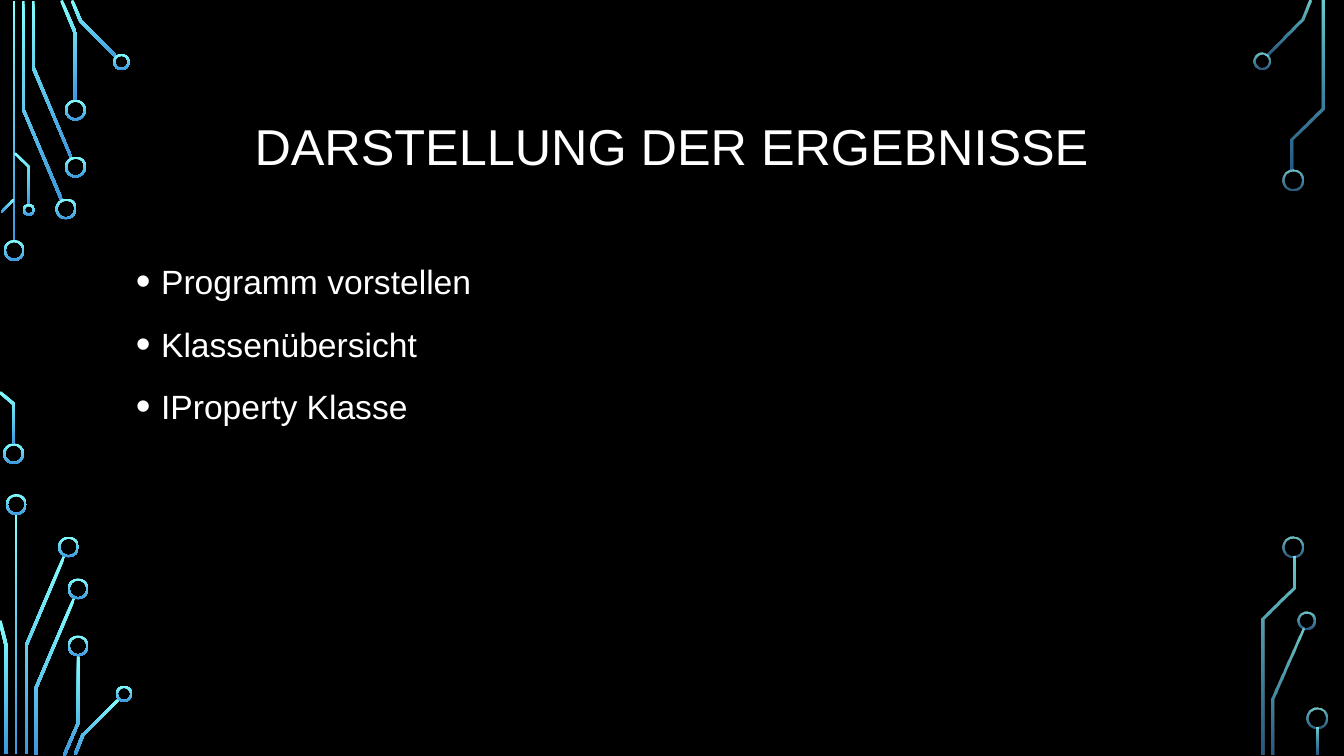
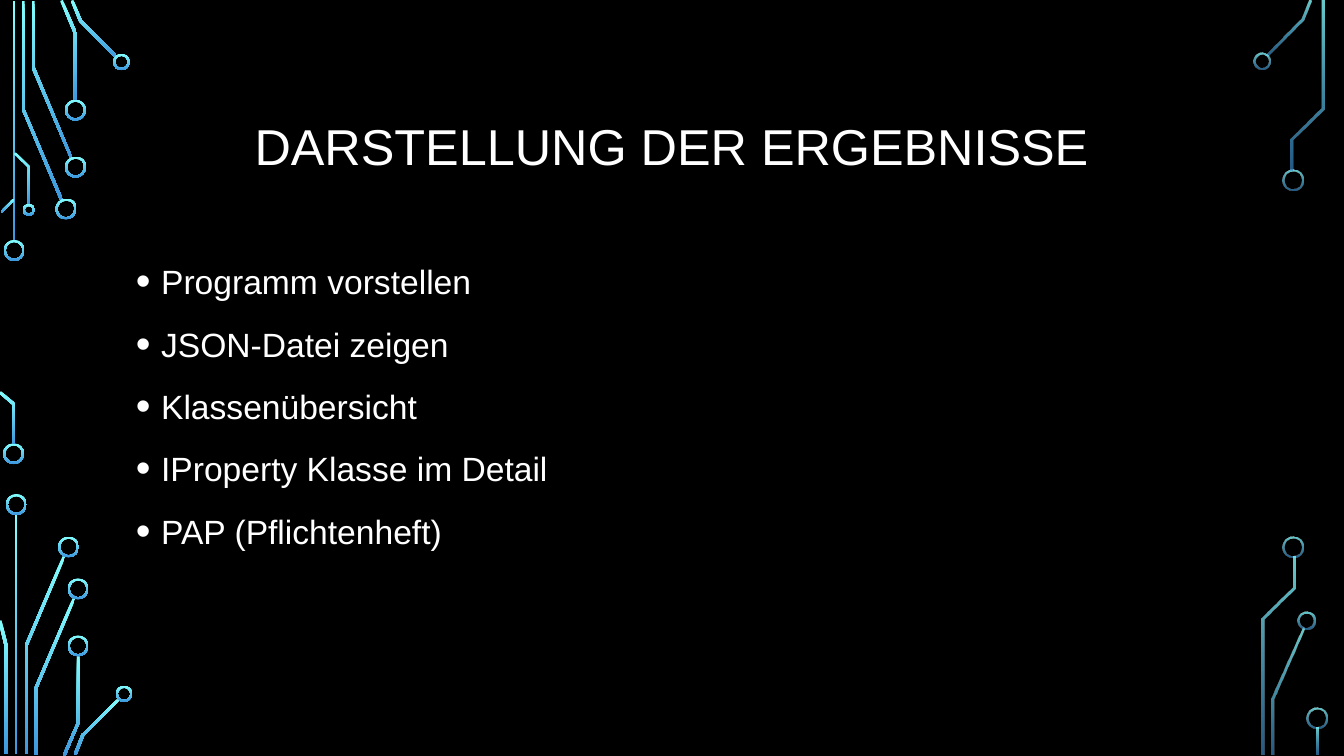
Before and after one commit to Jan051297/autoquartett-showoff, a slide deck: slide 8 of documentation/Quartett.pptx. Drawn at 1344x756 pixels with LibreOffice and Linux fonts; fonts in the diff are those of the drawing; background and template pictures are left out. Boxes give left, top, right and bottom in pixels: in the first picture for what was removed or moved away, otherwise in the second. Text is boxed around its words. In the diff, an @@ line names an element or a change of style, - is before the commit and + after.

Commit message:
Work on PP

```diff
--- a/documentation/Quartett.pptx
+++ b/documentation/Quartett.pptx
@@ text at bbox=[161, 332, 449, 364]: paragraph added @@
+• JSON-Datei zeigen
@@ text at bbox=[161, 456, 548, 551]: text changed @@
-• IProperty Klasse
+• IProperty Klasse im Detail
+• PAP (Pflichtenheft)
```
Also in this commit, not shown: 2 slides added, 2 slides removed.
